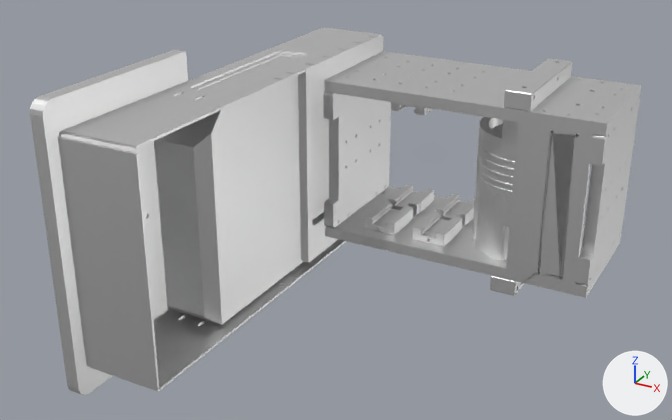
The glTF model arx_lift2s_description/meshes/chassis/lift.glb as it was, and as the next commit left it.
The view is the same before and after, from a 50 mm camera at (0.27, -0.746, 0.303) aimed at (-0.066, -0.134, -0.003). The axes (+X, +Y, +Z) are drawn at lower right. The lights are the same throughout. The first picture is the older version. Vertices at exactly the same position are counted once.

The older version as bpy lines, for what is in view:
```python
me_body4_003 = bpy.data.meshes.new('body4.003')
me_body4_003.from_pydata(...)  # 16182 vertices, 33081 faces; spans x -0.207..0.124, y -0.312..0.072, z -0.123..0.117
# faces by material slot: [33071, 10]
me_body4_003.materials.append(mat_white_metal)  # white #e7e7e7
me_body4_003.materials.append(mat_screen)  # black #000000
ob_body4_1 = bpy.data.objects.new('body4_1', me_body4_003)
ob_body4_1.location = (0.0, 0.0, 0.0)
```
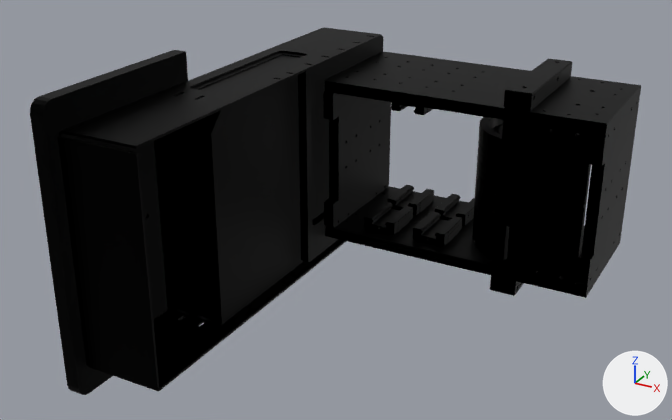
Edits to the scene script, one JSON object a line:
```json
{"op": "add", "block": "mat_black_metal", "code": ["mat_black_metal = principled_material('black_metal')", "mat_black_metal.base_color = (0.0, 0.0, 0.0)  # black #000000", "mat_black_metal.metallic = 1.0"]}
{"block": "me_body4_003", "where": "me_body4_003.from_pydata(...)  # 16182 vertices, 33081 faces; spans x -0.207..0.124, y -0.312..0.072, z -0.123..0.117"}
{"block": "me_body4_003", "where": "# used by ob_body4_1; location = (0.0, 0.0, 0.0)"}
{"block": "me_body4_003", "change": "me_body4_003 part 1: all 33071 faces that had it switch from mat_white_metal (white #e7e7e7) to mat_black_metal (black #000000)"}
```

Where the change shows, as pixel boxes [x1, y1, x2, y2] in the pictures (672 x 420 px):
```json
{"part": 1, "of": "me_body4_003", "change": "recoloured", "before": [30, 27, 641, 395], "after": [30, 27, 641, 395], "on screen": "white to black"}
```
